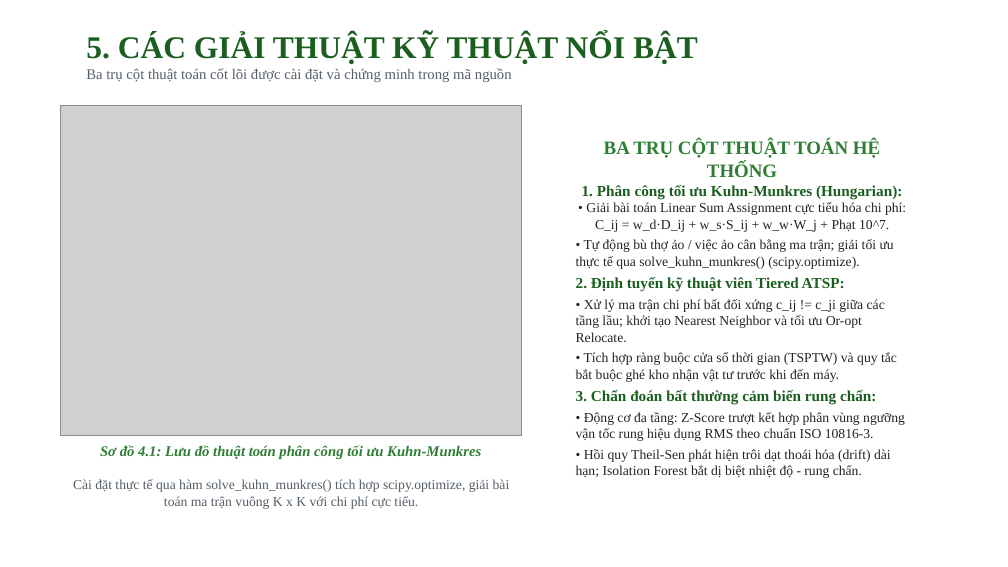
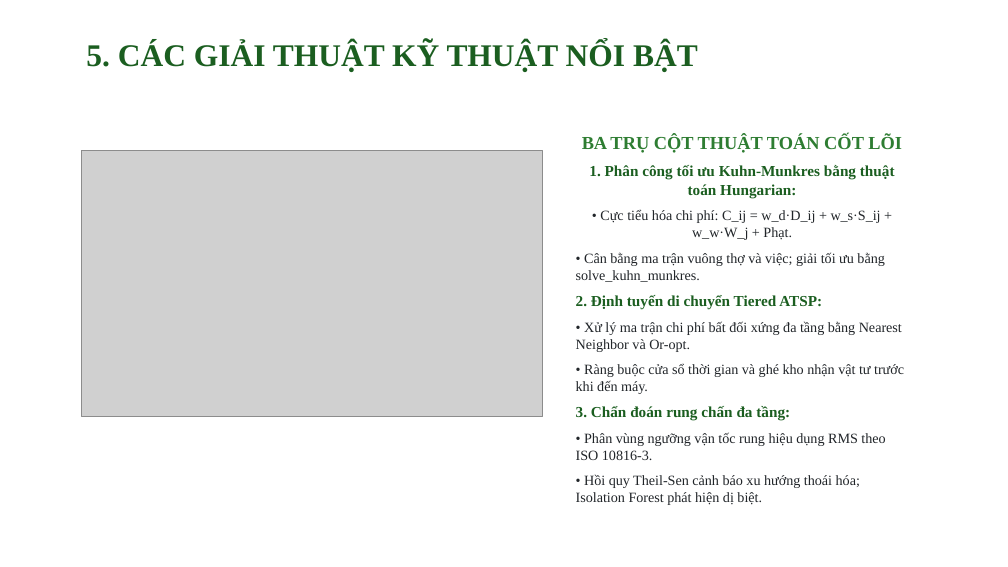
Before and after one commit to kietvo5924/eam-enterprise-assset-management2, a slide deck: slide 6 of docs/DO_AN_TOT_NGHIEP_EAM_THUYET_TRINH.pptx. Drawn at 1008x567 pixels with LibreOffice and Linux fonts; fonts in the diff are those of the drawing; grey boxes stand for pictures. Boxes give left, top, right and bottom in pixels: in the first picture for what was removed or moved away, otherwise in the second. Text is boxed around its words. In the diff, an @@ line names an element or a change of style, - is before the commit and + after.

```diff
--- a/docs/DO_AN_TOT_NGHIEP_EAM_THUYET_TRINH.pptx
+++ b/docs/DO_AN_TOT_NGHIEP_EAM_THUYET_TRINH.pptx
@@ text at (86, 68, 512, 82): paragraph removed @@
-Ba trụ cột thuật toán cốt lõi được cài đặt và chứng minh trong mã nguồn
@@ text at (576, 135, 904, 505): text changed; size 13 to 13.5 pt @@
-BA TRỤ CỘT THUẬT TOÁN HỆ THỐNG
-1. Phân công tối ưu Kuhn-Munkres (Hungarian):
-• Giải bài toán Linear Sum Assignment cực tiểu hóa chi phí: C_ij = w_d·D_ij + w_s·S_ij + w_w·W_j + Phạt 10^7.
-• Tự động bù thợ ảo / việc ảo cân bằng ma trận; giải tối ưu thực tế qua solve_kuhn_munkres() (scipy.optimize).
-2. Định tuyến kỹ thuật viên Tiered ATSP:
-• Xử lý ma trận chi phí bất đối xứng c_ij != c_ji giữa các tầng lầu; khởi tạo Nearest Neighbor và tối ưu Or-opt Relocate.
-• Tích hợp ràng buộc cửa sổ thời gian (TSPTW) và quy tắc bắt buộc ghé kho nhận vật tư trước khi đến máy.
-3. Chẩn đoán bất thường cảm biến rung chấn:
-• Động cơ đa tầng: Z-Score trượt kết hợp phân vùng ngưỡng vận tốc rung hiệu dụng RMS theo chuẩn ISO 10816-3.
-• Hồi quy Theil-Sen phát hiện trôi dạt thoái hóa (drift) dài hạn; Isolation Forest bắt dị biệt nhiệt độ - rung chấn.
+BA TRỤ CỘT THUẬT TOÁN CỐT LÕI
+1. Phân công tối ưu Kuhn-Munkres bằng thuật toán Hungarian:
+• Cực tiểu hóa chi phí: C_ij = w_d·D_ij + w_s·S_ij + w_w·W_j + Phạt.
+• Cân bằng ma trận vuông thợ và việc; giải tối ưu bằng solve_kuhn_munkres.
+2. Định tuyến di chuyển Tiered ATSP:
+• Xử lý ma trận chi phí bất đối xứng đa tầng bằng Nearest Neighbor và Or-opt.
+• Ràng buộc cửa sổ thời gian và ghé kho nhận vật tư trước khi đến máy.
+3. Chẩn đoán rung chấn đa tầng:
+• Phân vùng ngưỡng vận tốc rung hiệu dụng RMS theo ISO 10816-3.
+• Hồi quy Theil-Sen cảnh báo xu hướng thoái hóa; Isolation Forest phát hiện dị biệt.
@@ picture: place and size @@
-picture at (60, 106, 522, 436)
+picture at (82, 150, 543, 417)
@@ text removed at (100, 445, 481, 459) @@
-Sơ đồ 4.1: Lưu đồ thuật toán phân công tối ưu Kuhn-Munkres
@@ text removed at (73, 479, 510, 509) @@
-Cài đặt thực tế qua hàm solve_kuhn_munkres() tích hợp scipy.optimize, giải bài toán ma trận vuông K x K với chi phí cực tiểu.
```
Also in this commit, not shown: 6 other slides changed, 9 other files.
